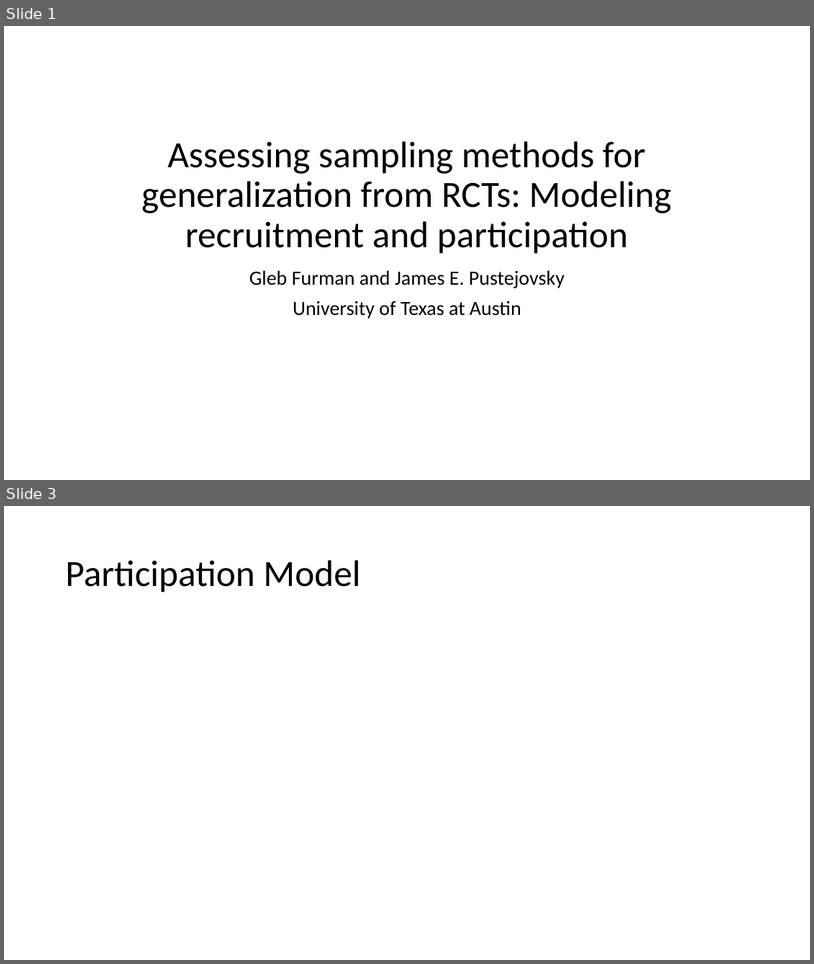
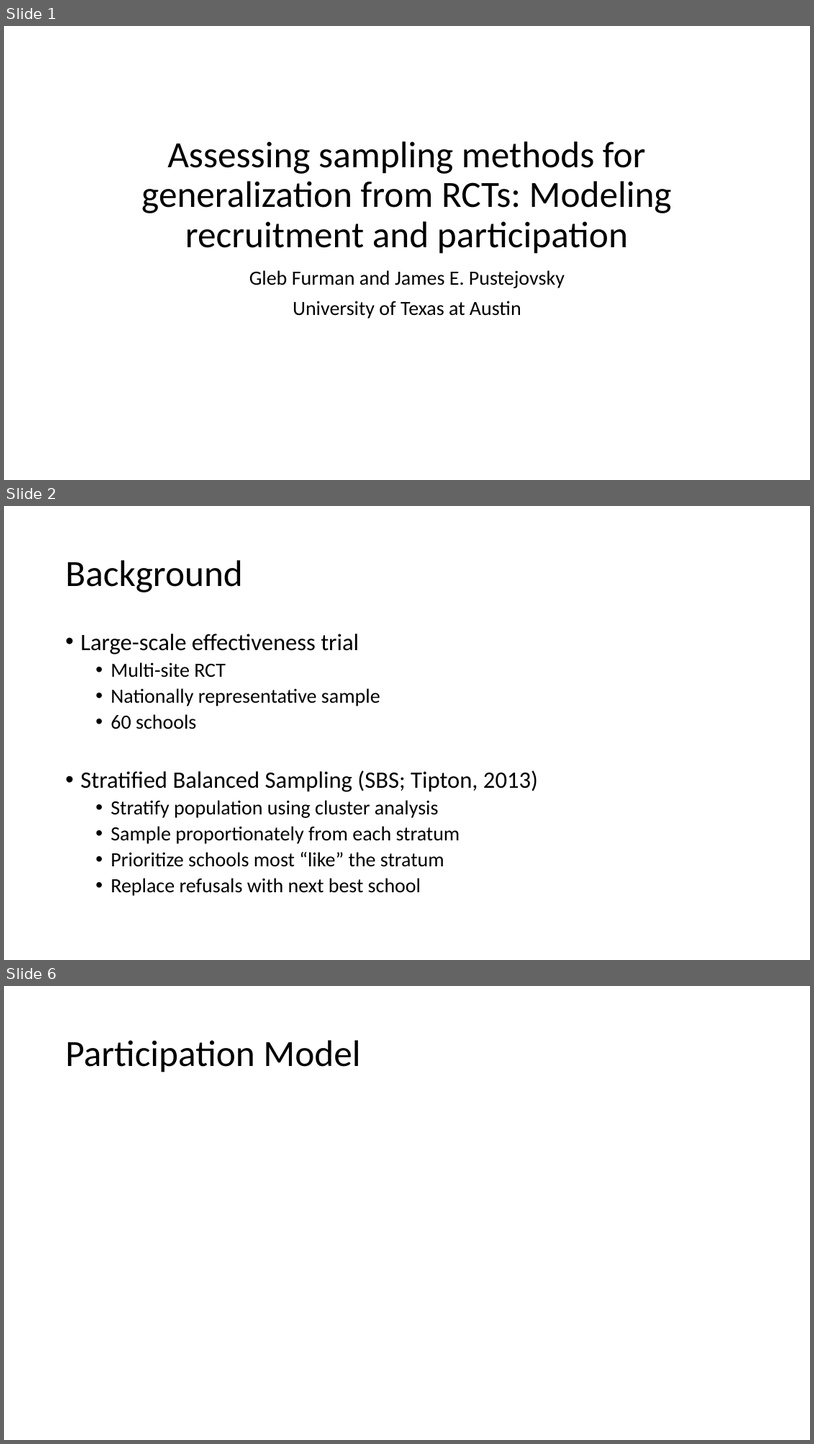
Before and after one commit to GlebFu/GenSamp, a slide deck: Presentation/GenSamp SREE.pptx. Shown one above the other, each under a label of ours: slides 1 and 3 before the commit, slides 1, 2 and 6 after it; the slides between them are not shown. The pictures are 814x964 and 814x1444 pixels, drawn with LibreOffice and Linux fonts; fonts in the diff are those of the drawing; grey boxes stand for pictures. Boxes give left, top, right and bottom in pixels: in the first picture for what was removed or moved away, otherwise in the second. Text is boxed around its words. In the diff, an @@ line names an element or a change of style, - is before the commit and + after.

```diff
--- a/Presentation/GenSamp SREE.pptx
+++ b/Presentation/GenSamp SREE.pptx
@@ slide 2 added at box(4, 506, 810, 960), background #FFFFFF @@
@@ title added at box(65, 560, 243, 592), 44 pt, text #000000 @@
+Background
@@ text added at box(80, 633, 538, 896), 24 pt, text #000000 @@
+• Large-scale effectiveness trial
+  • Multi-site RCT
+  • Nationally representative sample
+  • 60 schools
+• Stratified Balanced Sampling (SBS; Tipton, 2013)
+  • Stratify population using cluster analysis
+  • Sample proportionately from each stratum
+  • Prioritize schools most “like” the stratum
+  • Replace refusals with next best school
@@ what was slide 3 is now slide 6 @@
```
Also in this commit, not shown: 1 slide changed, 6 other slides added, 1 other file.
